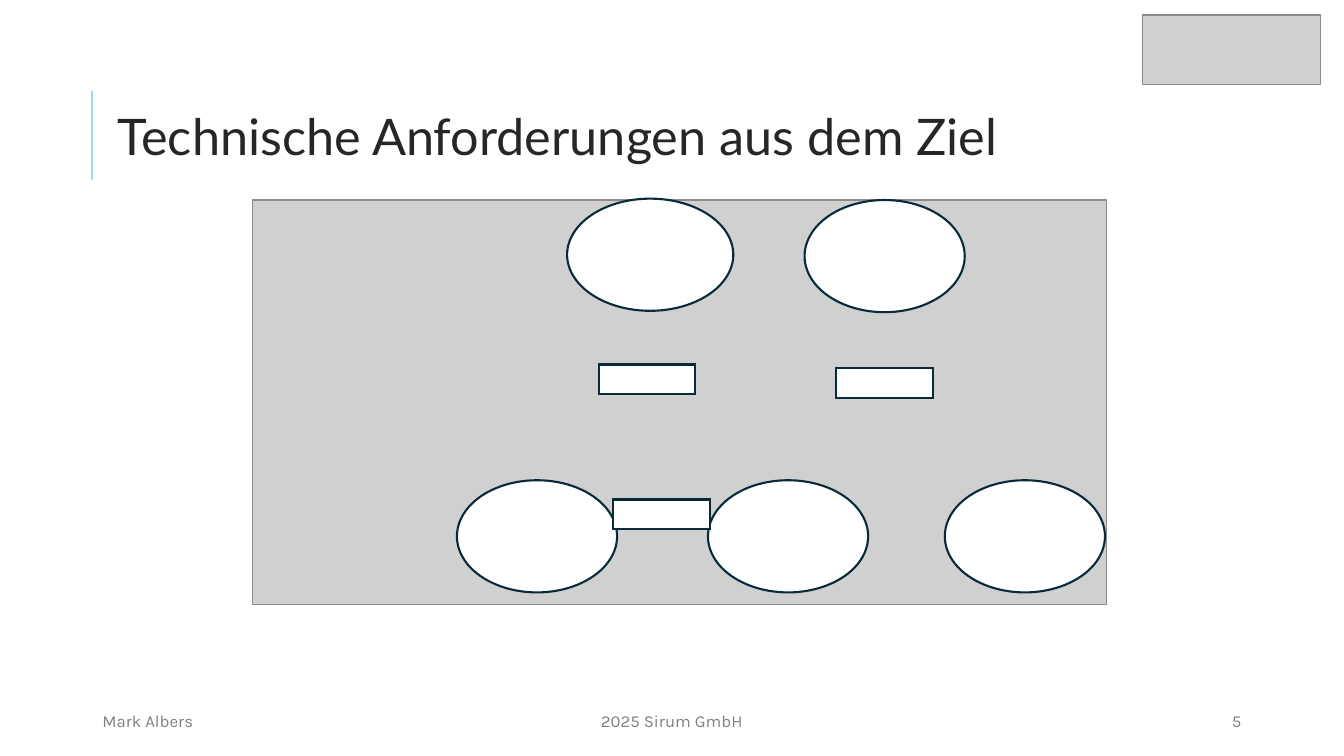
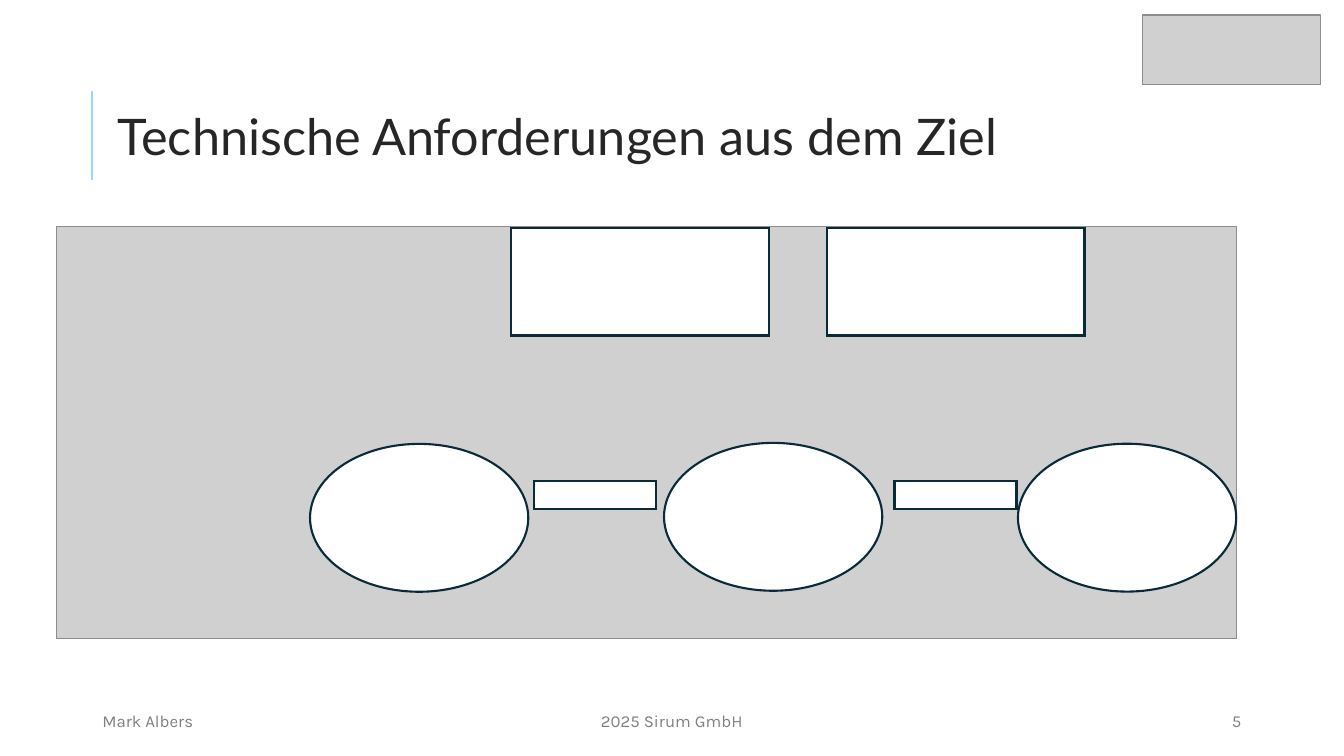
Before and after one commit to mork02/IHK-Projekt, a slide deck: slide 5 of Präsentation/Entwicklung eines Odoo-Moduls zur ZIP-komprimierten Dateiverwaltung im Dokumentenmanagementsystem.pptx. Drawn at 1344x756 pixels with LibreOffice and Linux fonts; fonts in the diff are those of the drawing; grey boxes stand for pictures. Boxes give left, top, right and bottom in pixels: in the first picture for what was removed or moved away, otherwise in the second. Text is boxed around its words. In the diff, an @@ line names an element or a change of style, - is before the commit and + after.

```diff
--- a/Präsentation/Entwicklung eines Odoo-Moduls zur ZIP-komprimierten Dateiverwaltung im Dokumentenmanagementsystem.pptx
+++ b/Präsentation/Entwicklung eines Odoo-Moduls zur ZIP-komprimierten Dateiverwaltung im Dokumentenmanagementsystem.pptx
@@ ellipse removed at (568, 199, 734, 311) @@
@@ ellipse removed at (805, 200, 965, 312) @@
@@ picture: place and size @@
-picture at (253, 200, 1107, 605)
+picture at (56, 227, 1237, 638)
@@ rectangle: place and size @@
-rectangle at (599, 365, 696, 395)
+rectangle at (511, 228, 769, 336)
@@ rectangle added at (827, 228, 1085, 336), fill #FFFFFF, outline #092A39 1.5 pt @@
@@ ellipse: place and size @@
-ellipse at (457, 480, 617, 592)
+ellipse at (311, 444, 529, 592)
@@ ellipse: place and size @@
-ellipse at (708, 480, 868, 592)
+ellipse at (664, 443, 883, 591)
@@ ellipse: place and size @@
-ellipse at (945, 480, 1105, 592)
+ellipse at (1018, 444, 1237, 592)
@@ rectangle: place and size @@
-rectangle at (613, 500, 710, 530)
+rectangle at (534, 481, 656, 509)
@@ rectangle: place and size @@
-rectangle at (837, 368, 934, 398)
+rectangle at (894, 481, 1016, 509)
```
Also in this commit, not shown: 5 other slides changed, 2 other files.
